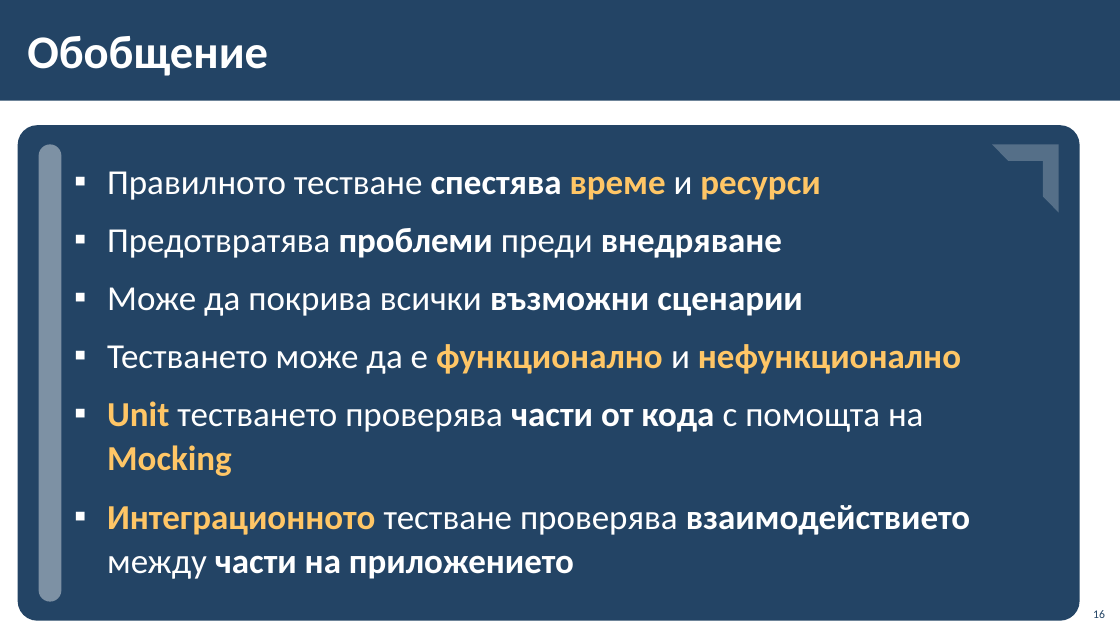
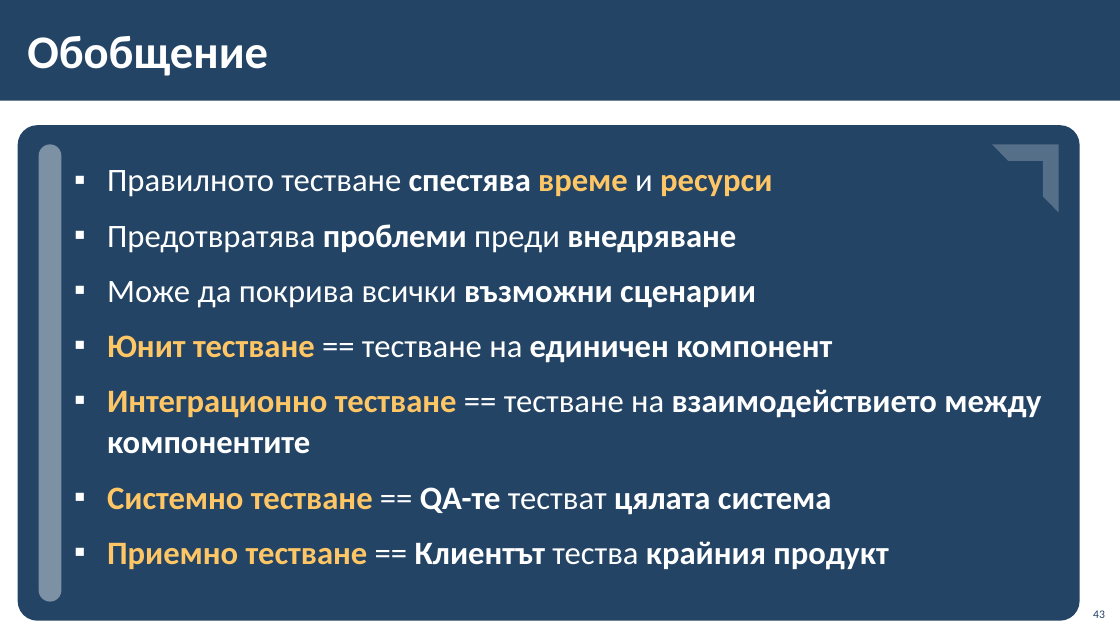
Before and after one commit to BG-IT-Edu/School-Programming, a slide deck: slide 43 of Courses/Software-Sciences/Module-4-Information-Systems-New/13-Information-System-Testing/13-Information-System-Testing.pptx (slide 16 before the commit). Drawn at 1120x630 pixels with LibreOffice and Linux fonts; fonts in the diff are those of the drawing; background and template pictures are left out. Boxes give left, top, right and bottom in pixels: in the first picture for what was removed or moved away, otherwise in the second. Text is boxed around its words. In the diff, an @@ line names an element or a change of style, - is before the commit and + after.

```diff
--- a/Courses/Software-Sciences/Module-4-Information-Systems-New/13-Information-System-Testing/13-Information-System-Testing.pptx
+++ b/Courses/Software-Sciences/Module-4-Information-Systems-New/13-Information-System-Testing/13-Information-System-Testing.pptx
@@ text at (x1=107, y1=170, x2=772, y2=308): size 30 to 28 pt in "Правилното тестване спестява време и ресурси", "Предотвратява проблеми преди внедряване", "Може да покрива всички възможни сценарии" @@
@@ text at (x1=107, y1=335, x2=1041, y2=570): text changed; size 30 to 28 pt @@
-▪ Тестването може да е функционално и нефункционално
-▪ Unit тестването проверява части от кода с помощта на Mocking
-▪ Интеграционното тестване проверява взаимодействието между части на приложението
+▪ Юнит тестване == тестване на единичен компонент
+▪ Интеграционно тестване == тестване на взаимодействието между компонентите
+▪ Системно тестване == QA-те тестват цялата система
+▪ Приемно тестване == Клиентът тества крайния продукт
@@ page number at (x1=1093, y1=610, x2=1105, y2=618): text changed @@
-16
+43
```
Also in this commit, not shown: 10 other slides changed, 30 slides added, 3 slides removed.
